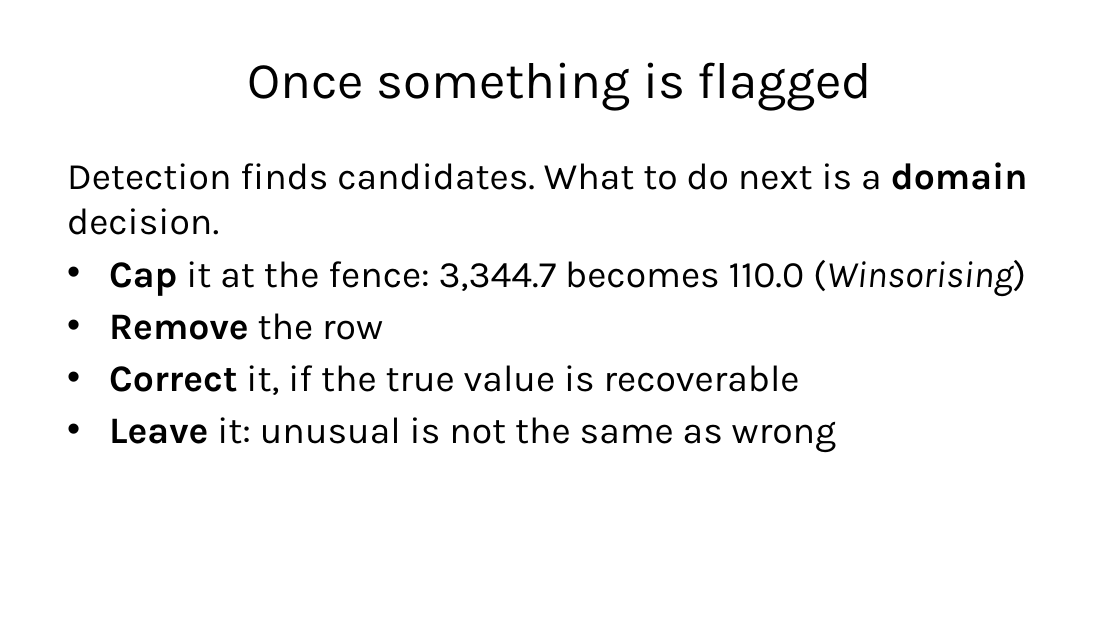
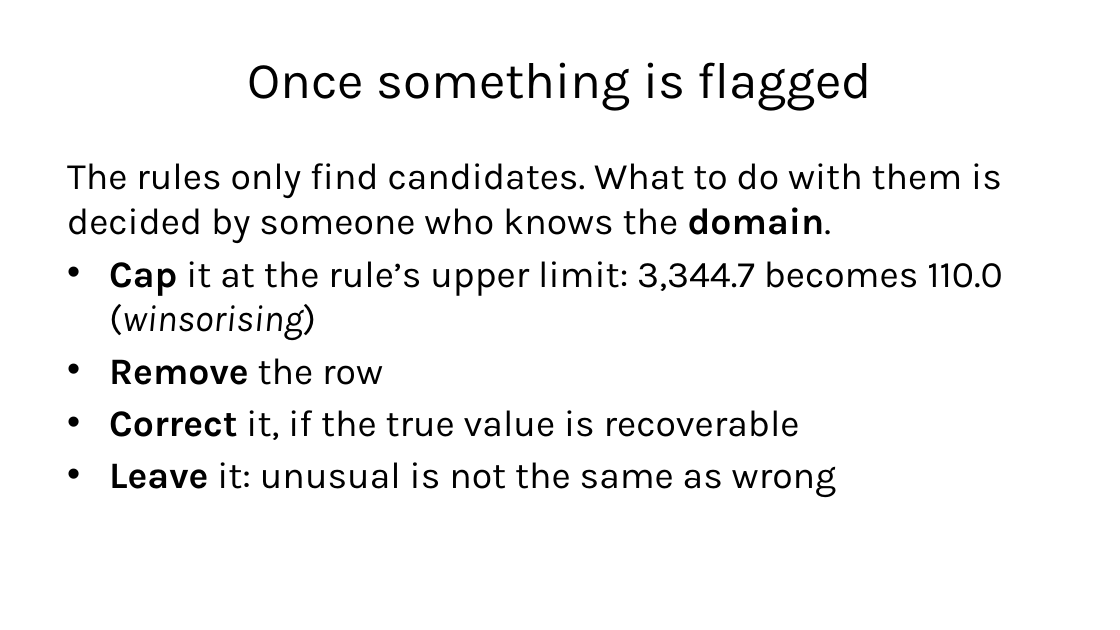
Before and after one commit to fabioantonini/technologies-for-artificial-intelligence, a slide deck: slide 21 of Lessons/02_data_exploration_and_preparation/Slides/data_exploration_and_preparation_slides.pptx. Drawn at 1120x630 pixels with LibreOffice and Linux fonts; fonts in the diff are those of the drawing; background and template pictures are left out. Boxes give left, top, right and bottom in pixels: in the first picture for what was removed or moved away, otherwise in the second. Text is boxed around its words. In the diff, an @@ line names an element or a change of style, - is before the commit and + after.

```diff
--- a/Lessons/02_data_exploration_and_preparation/Slides/data_exploration_and_preparation_slides.pptx
+++ b/Lessons/02_data_exploration_and_preparation/Slides/data_exploration_and_preparation_slides.pptx
@@ text at (x1=67, y1=163, x2=1003, y2=340): text changed @@
-Detection finds candidates. What to do next is a domain decision.
-• Cap it at the fence: 3,344.7 becomes 110.0 (Winsorising)
+The rules only find candidates. What to do with them is decided by someone who knows the domain.
+• Cap it at the rule’s upper limit: 3,344.7 becomes 110.0 (winsorising)
```
Also in this commit, not shown: 25 other slides changed, 7 slides added, 7 slides removed, 2 other files.
